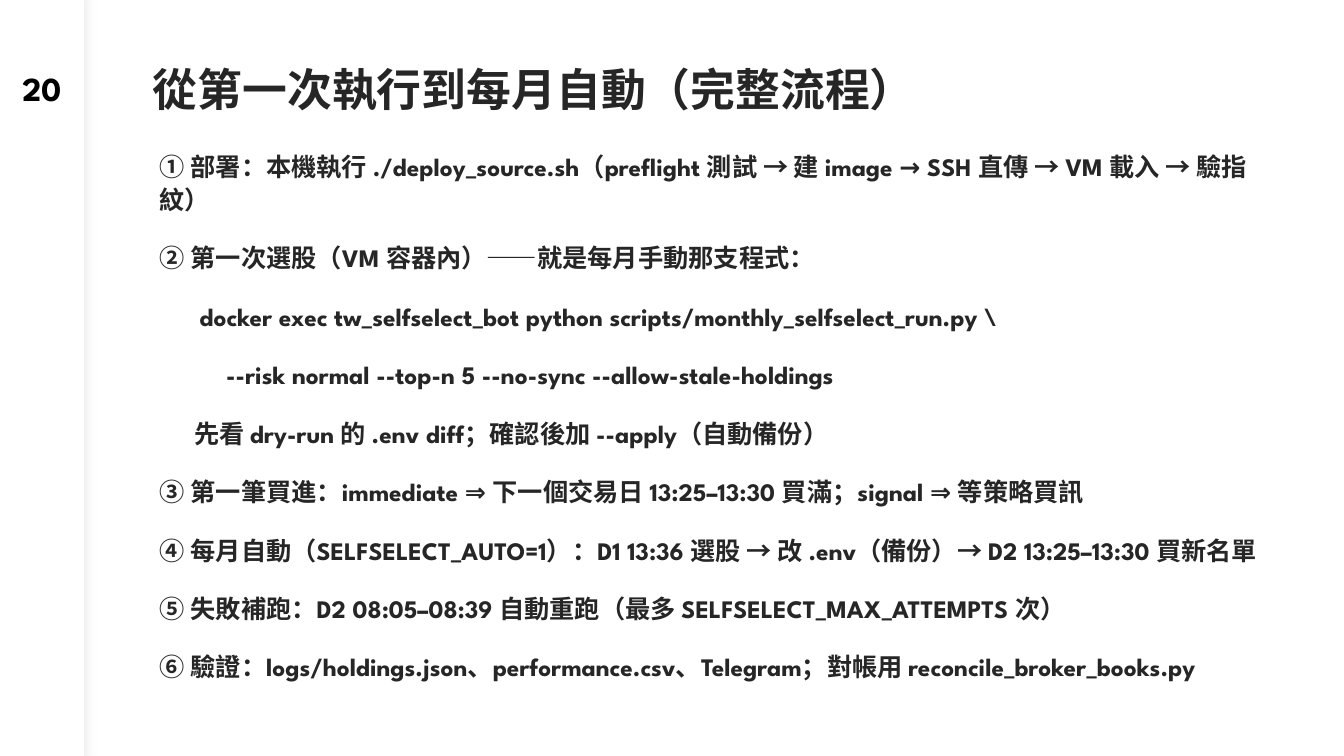
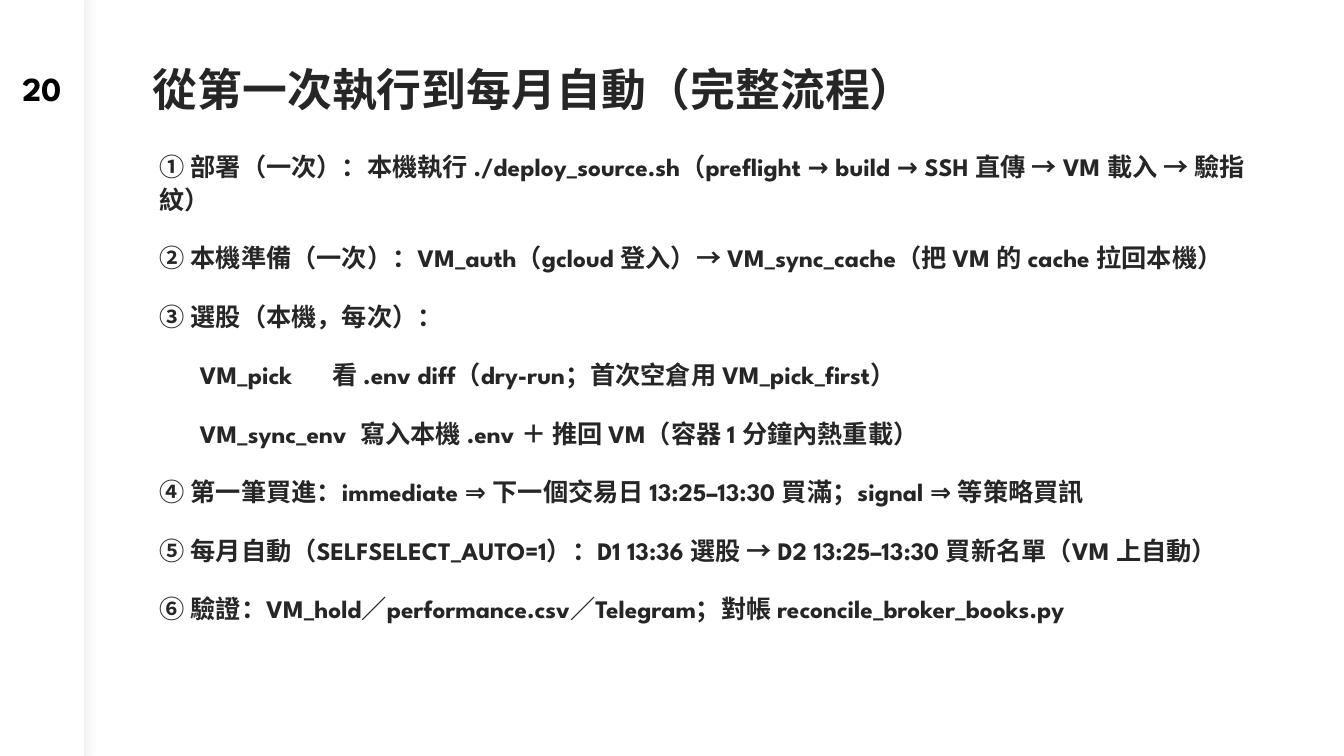
Before and after one commit to dinchentech/tw-selfselect, a slide deck: slide 20 of plans/ppt/TW-SELFSELECT台股買賣自動化系統-W6-講稿版.pptx. Drawn at 1344x756 pixels with LibreOffice and Linux fonts; fonts in the diff are those of the drawing. Boxes give left, top, right and bottom in pixels: in the first picture for what was removed or moved away, otherwise in the second. Text is boxed around its words. In the diff, an @@ line names an element or a change of style, - is before the commit and + after.

Commit message:
本機選股流程：修 push .env 目標、補 cache 缺失提示、文件/PPT 改成本機為主
- fix(monthly_selfselect_run)：push_env_to_vm 原本 scp 到 VM 家目錄 ~/.env（容器讀不到）；
  改用 SYNC_VM_HOME（預設 ~/tw-selfselect）的 .env，md5 驗證也對同一路徑
- fix(monthly_rebalance_picker)：缺 cache/inst_momentum/historical_shares.pkl 時給明確指引
  （VM_sync_cache 或 build_historical_shares.py），不再 NotImplemented TypeError
- 使用手冊 §3-0 改寫成「本機選股、VM 下單」：一次性 VM_auth＋VM_sync_cache、每次 VM_pick → VM_sync_env、
  首次 VM_pick_first、容器備援 VM_pick_box；§3-2 補 alias 對照表
- PPT：W6 s20 完整流程改成 alias 版；W2 s17 指令頁補本機 alias 清單
- （~/.bashrc / .bashrc.txt 同步加 VM_sync_cache、VM_pick_first、VM_pick_box、VM_env、VM_hold，
  並把 VM_pick／VM_wr_env／VM_sync_env 縮短）

```diff
--- a/plans/ppt/TW-SELFSELECT台股買賣自動化系統-W6-講稿版.pptx
+++ b/plans/ppt/TW-SELFSELECT台股買賣自動化系統-W6-講稿版.pptx
@@ text at (160,150,1244,624): text changed @@
-① 部署：本機執行 ./deploy_source.sh（preflight 測試 → 建 image → SSH 直傳 → VM 載入 → 驗指紋）
-② 第一次選股（VM 容器內）——就是每月手動那支程式：
-docker exec tw_selfselect_bot python scripts/monthly_selfselect_run.py \
---risk normal --top-n 5 --no-sync --allow-stale-holdings
-先看 dry-run 的 .env diff；確認後加 --apply（自動備份）
-③ 第一筆買進：immediate ⇒ 下一個交易日 13:25–13:30 買滿；signal ⇒ 等策略買訊
-④ 每月自動（SELFSELECT_AUTO=1）：D1 13:36 選股 → 改 .env（備份）→ D2 13:25–13:30 買新名單
-⑤ 失敗補跑：D2 08:05–08:39 自動重跑（最多 SELFSELECT_MAX_ATTEMPTS 次）
-⑥ 驗證：logs/holdings.json、performance.csv、Telegram；對帳用 reconcile_broker_books.py
+① 部署（一次）：本機執行 ./deploy_source.sh（preflight → build → SSH 直傳 → VM 載入 → 驗指紋）
+② 本機準備（一次）：VM_auth（gcloud 登入）→ VM_sync_cache（把 VM 的 cache 拉回本機）
+③ 選股（本機，每次）：
+VM_pick 看 .env diff（dry-run；首次空倉用 VM_pick_first）
+VM_sync_env 寫入本機 .env ＋ 推回 VM（容器 1 分鐘內熱重載）
+④ 第一筆買進：immediate ⇒ 下一個交易日 13:25–13:30 買滿；signal ⇒ 等策略買訊
+⑤ 每月自動（SELFSELECT_AUTO=1）：D1 13:36 選股 → D2 13:25–13:30 買新名單（VM 上自動）
+⑥ 驗證：VM_hold／performance.csv／Telegram；對帳 reconcile_broker_books.py
```
Also in this commit, not shown: 4 other files.
